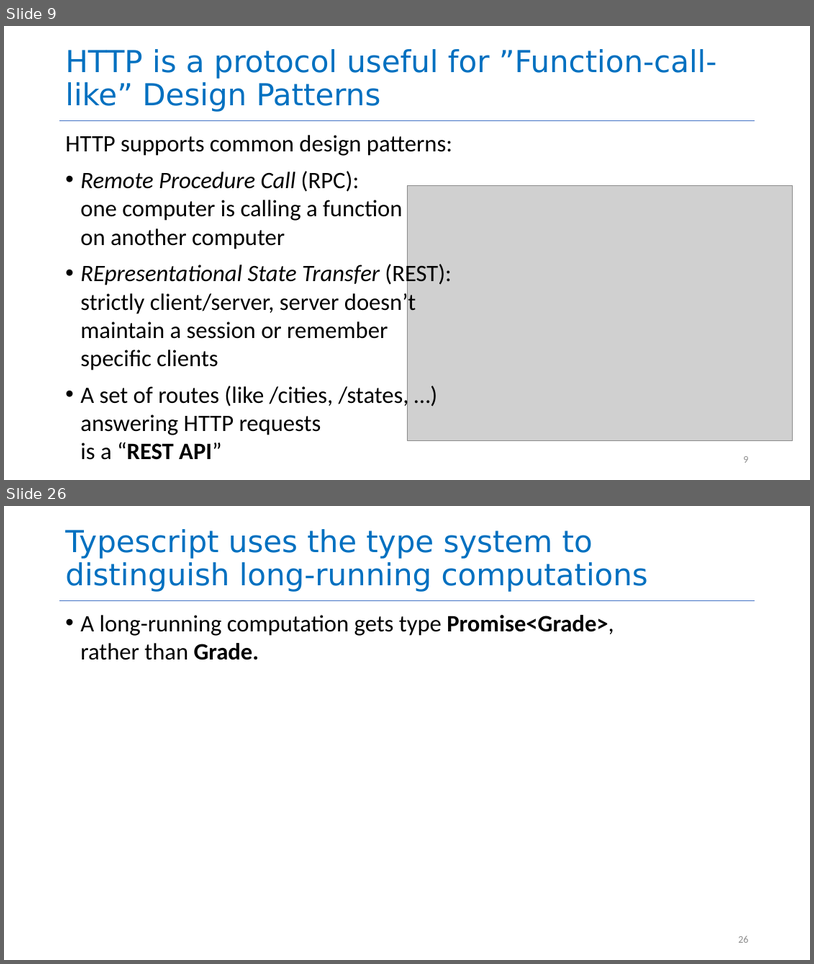
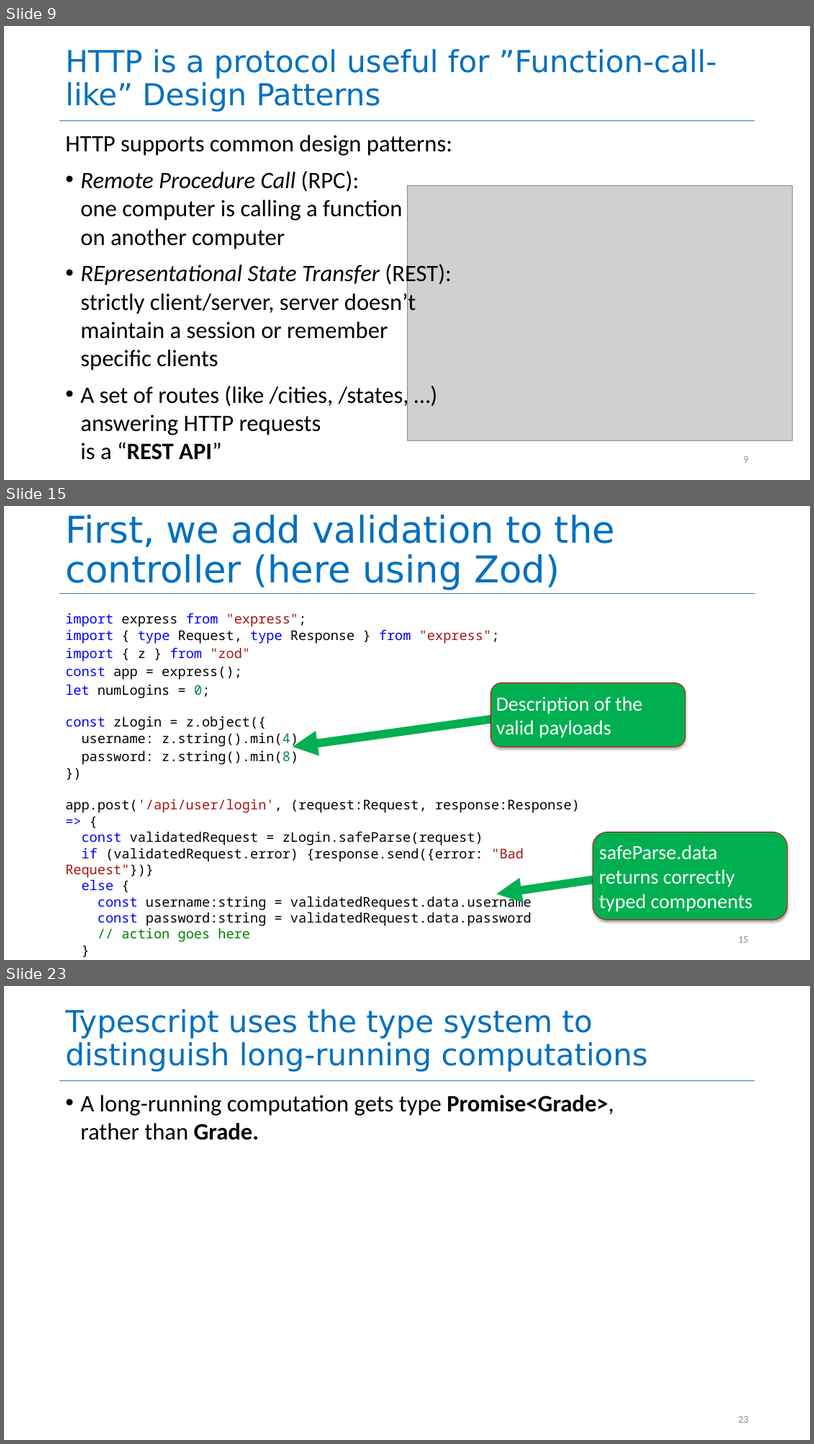
Before and after one commit to neu-se/CS4530-Fall-2026, a slide deck: Slides/Module 04 Web Application Architecture.pptx. Shown one above the other, each under a label of ours: slides 9 and 26 before the commit, slides 9, 15 and 23 after it; the slides between them are not shown. The pictures are 814x964 and 814x1444 pixels, drawn with LibreOffice and Linux fonts; fonts in the diff are those of the drawing; grey boxes stand for pictures. Boxes give left, top, right and bottom in pixels: in the first picture for what was removed or moved away, otherwise in the second. Text is boxed around its words. In the diff, an @@ line names an element or a change of style, - is before the commit and + after.

```diff
--- a/Slides/Module 04 Web Application Architecture.pptx
+++ b/Slides/Module 04 Web Application Architecture.pptx
@@ slide 15 added at (x1=4, y1=506, x2=810, y2=960), background #FFFFFF @@
@@ title added at (x1=65, y1=515, x2=615, y2=590), 44 pt, text #0070C0 @@
+First, we add validation to the controller (here using Zod)
@@ line added from (59, 594) to (756, 594), #4472C4 0.5 pt @@
@@ text added at (x1=65, y1=613, x2=580, y2=942), 16 pt, text #000000 @@
+import express from "express";
+import { type Request, type Response } from "express";
+import { z } from "zod"
+const app = express();
+let numLogins = 0;
+const zLogin = z.object({
+username: z.string().min(4),
+password: z.string().min(8)
+})
+app.post('/api/user/login', (request:Request, response:Response) => {
+const validatedRequest = zLogin.safeParse(request)
+if (validatedRequest.error) {response.send({error: "Bad Request"})}
+else {
+const username:string = validatedRequest.data.username
+const password:string = validatedRequest.data.password
+// action goes here
+}
+})
@@ rounded rectangle added at (x1=491, y1=682, x2=686, y2=746), fill #00B050, outline #C70000 0.75 pt, 24 pt, text #FFFFFF @@
+Description of the valid payloads
@@ arrow added from (491, 719) to (293, 746), #00B050 10 pt @@
@@ rounded rectangle added at (x1=593, y1=832, x2=788, y2=920), fill #00B050, outline #C70000 0.75 pt, 24 pt, text #FFFFFF @@
+safeParse.data returns correctly typed components
@@ arrow added from (593, 879) to (497, 894), #00B050 10 pt @@
@@ page number added at (x1=738, y1=936, x2=748, y2=942), 12 pt, text #8C8C8C @@
+15
@@ what was slide 26 is now slide 23 @@
@@ page number at (x1=738, y1=1416, x2=748, y2=1422): text changed @@
-26
+23
```
Also in this commit, not shown: 14 slides changed, 2 other slides added, 23 slides removed, 1 other file.
